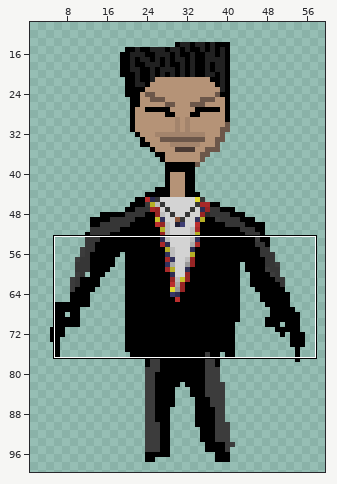
Sprite sheet: Nascent Cold/MCMP.png. Above: a wide view before the commit, with the close-up outlined.
Close-up. First the earlier version:
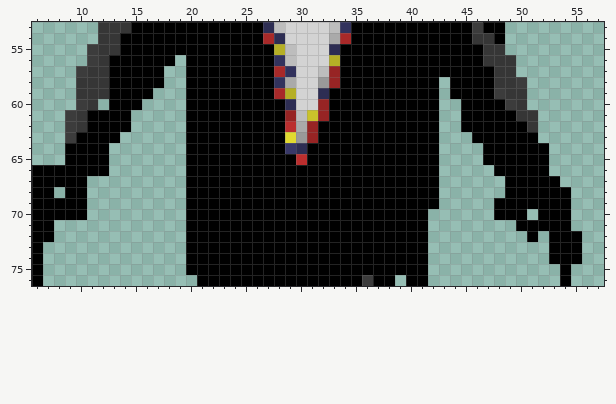
The file is 64x100 pixels. Colours within 5 levels of each other are drawn and written as one. Shown: x 6..57, y 53..76. The wide view leaves out empty margins.
The same view after the edit:
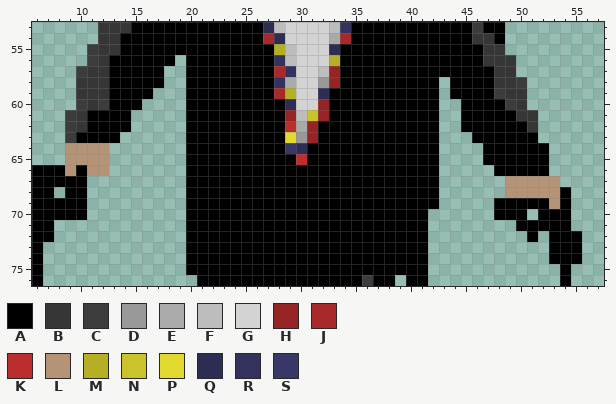
Palette (. is transparent): A #000000  B #363636  C #3c3c3c  D #999999  E #aaaaaa  F #bdbdbd  G #d3d3d3  H #972424  J #a82929  K #bb2e2e  L #b59377  M #b5af26  N #cac32b  P #e1d930  Q #2d2d53  R #32325d  S #383868
Diff:
{"y":60,"x":12,"old":".","new":"C"}
{"y":64,"x":9,"old":"AAAA","new":"LLLL"}
{"y":65,"x":9,"old":"AAAA","new":"LLLL"}
{"y":66,"x":9,"old":"A","new":"L"}
{"y":66,"x":11,"old":"AA","new":"LL"}
{"y":67,"x":49,"old":"AAAAA","new":"LLLLL"}
{"y":68,"x":49,"old":"AAAAA","new":"LLLLL"}
{"y":69,"x":53,"old":"A","new":"L"}
{"label":"changed","picture_box":[65,99,109,176]}
{"label":"changed","picture_box":[505,176,560,209]}
